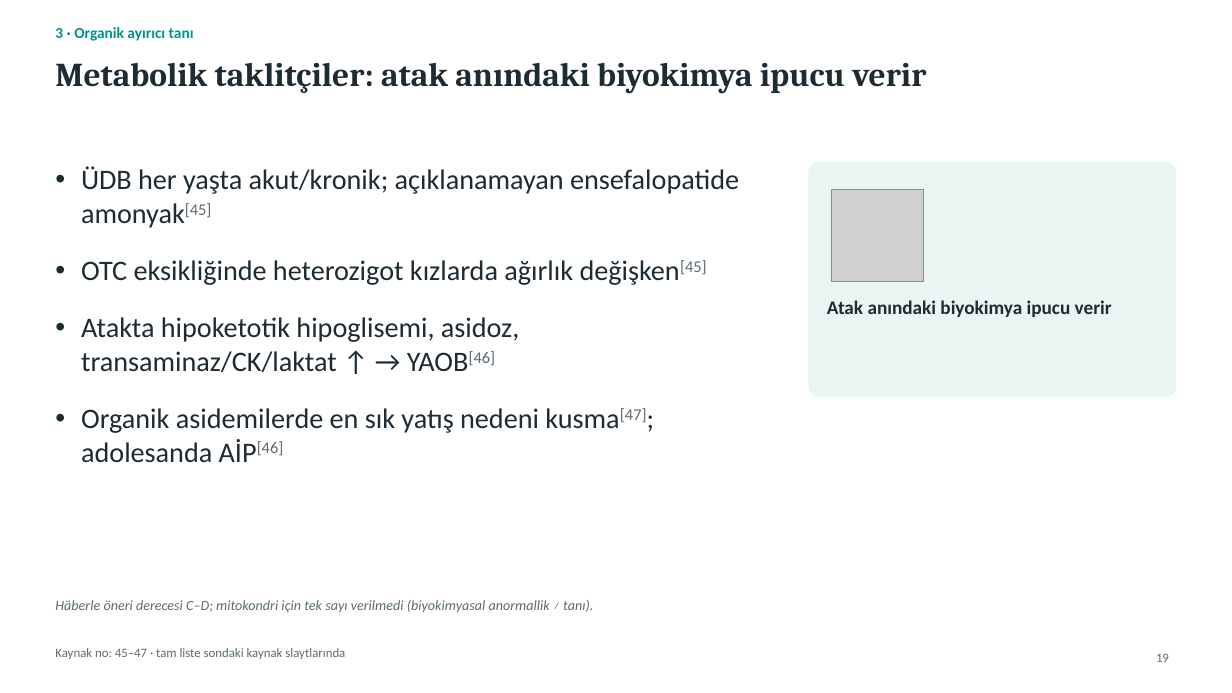
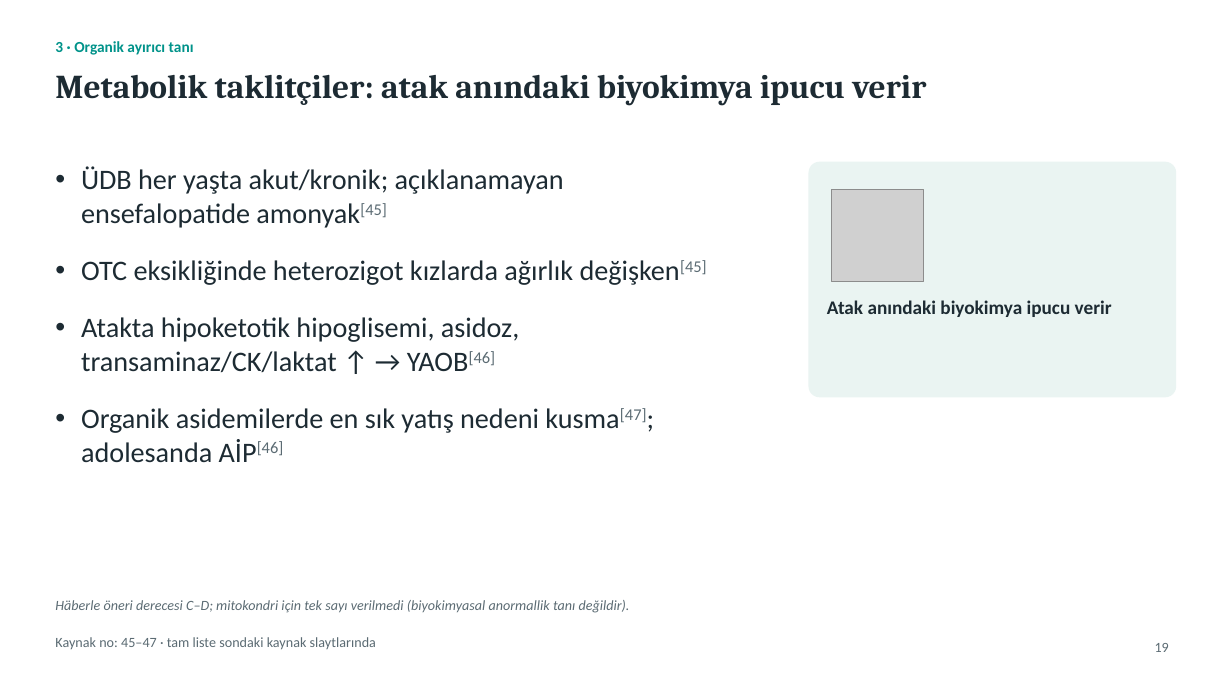
Before and after one commit to gokhanbirsen1992-sketch/sunu-, a slide deck: slide 19 of Sunum_KronikKusma/output/KronikKusmaYaklasim.pptx. Drawn at 1232x693 pixels with LibreOffice and Linux fonts; fonts in the diff are those of the drawing; grey boxes stand for pictures. Boxes give left, top, right and bottom in pixels: in the first picture for what was removed or moved away, otherwise in the second. Text is boxed around its words. In the diff, an @@ line names an element or a change of style, - is before the commit and + after.

```diff
--- a/Sunum_KronikKusma/output/KronikKusmaYaklasim.pptx
+++ b/Sunum_KronikKusma/output/KronikKusmaYaklasim.pptx
@@ text "3 · Organik ayırıcı tanı": place and size @@
-text "3 · Organik ayırıcı tanı" at [55,27,194,41]
+text "3 · Organik ayırıcı tanı" at [55,41,194,55]
@@ title "Metabolik taklitçiler: atak anındaki biyokimya ...": place and size @@
-title "Metabolik taklitçiler: atak anındaki biyokimya ..." at [55,63,926,94]
+title "Metabolik taklitçiler: atak anındaki biyokimya ..." at [55,75,926,105]
@@ text "ÜDB her yaşta akut/kronik; açıklanamayan ..." rewrapped from [81,166,739,462] to [81,166,707,462] @@
@@ text at [55,600,630,613]: text changed @@
-Häberle öneri derecesi C–D; mitokondri için tek sayı verilmedi (biyokimyasal anormallik ≠ tanı).
+Häberle öneri derecesi C–D; mitokondri için tek sayı verilmedi (biyokimyasal anormallik tanı değildir).
@@ text "Kaynak no: 45–47 · tam ...": place and size @@
-text "Kaynak no: 45–47 · tam ..." at [55,648,345,659]
+text "Kaynak no: 45–47 · tam ..." at [55,637,376,649]
@@ text "Kaynak no: 45–47 · tam ..." at [55,637,376,649]: size 10 to 11 pt @@
@@ page number: place and size @@
-page number at [1156,653,1169,662]
+page number at [1155,643,1169,652]
@@ page number at [1155,643,1169,652]: size 10 to 11 pt @@
```
Also in this commit, not shown: 46 other slides changed, 9 other files.
